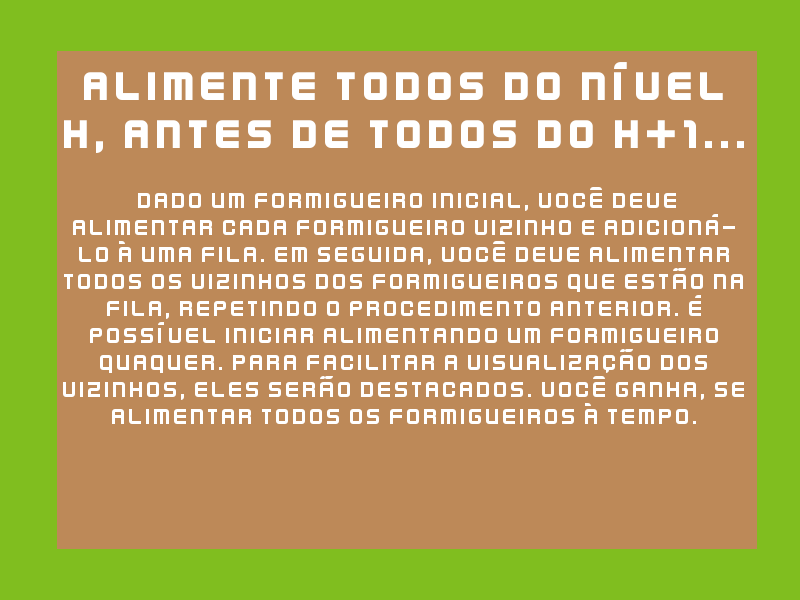
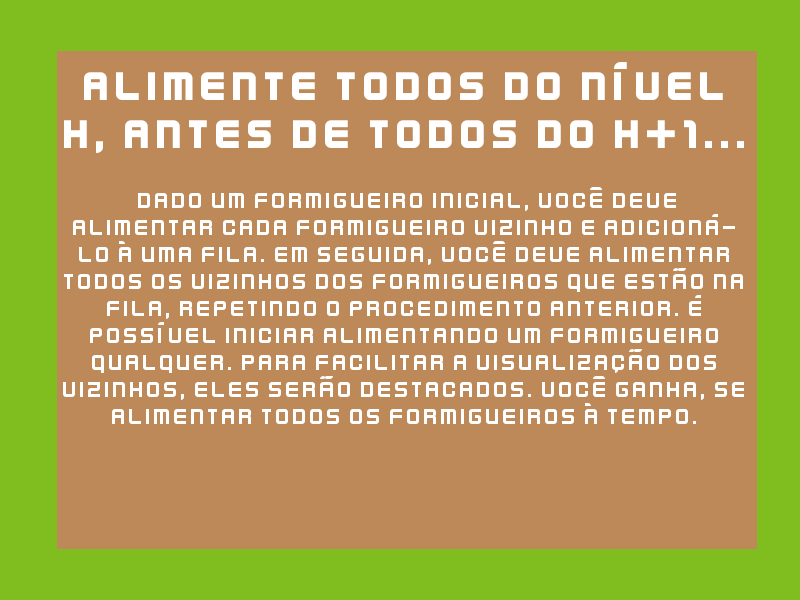
Before/after of a (800, 600) layered artwork. What changed in the layer stack:
painted on "DADO UM FORMIGUEIRO INiCIAL, ..." over [92, 349, 716, 373]
